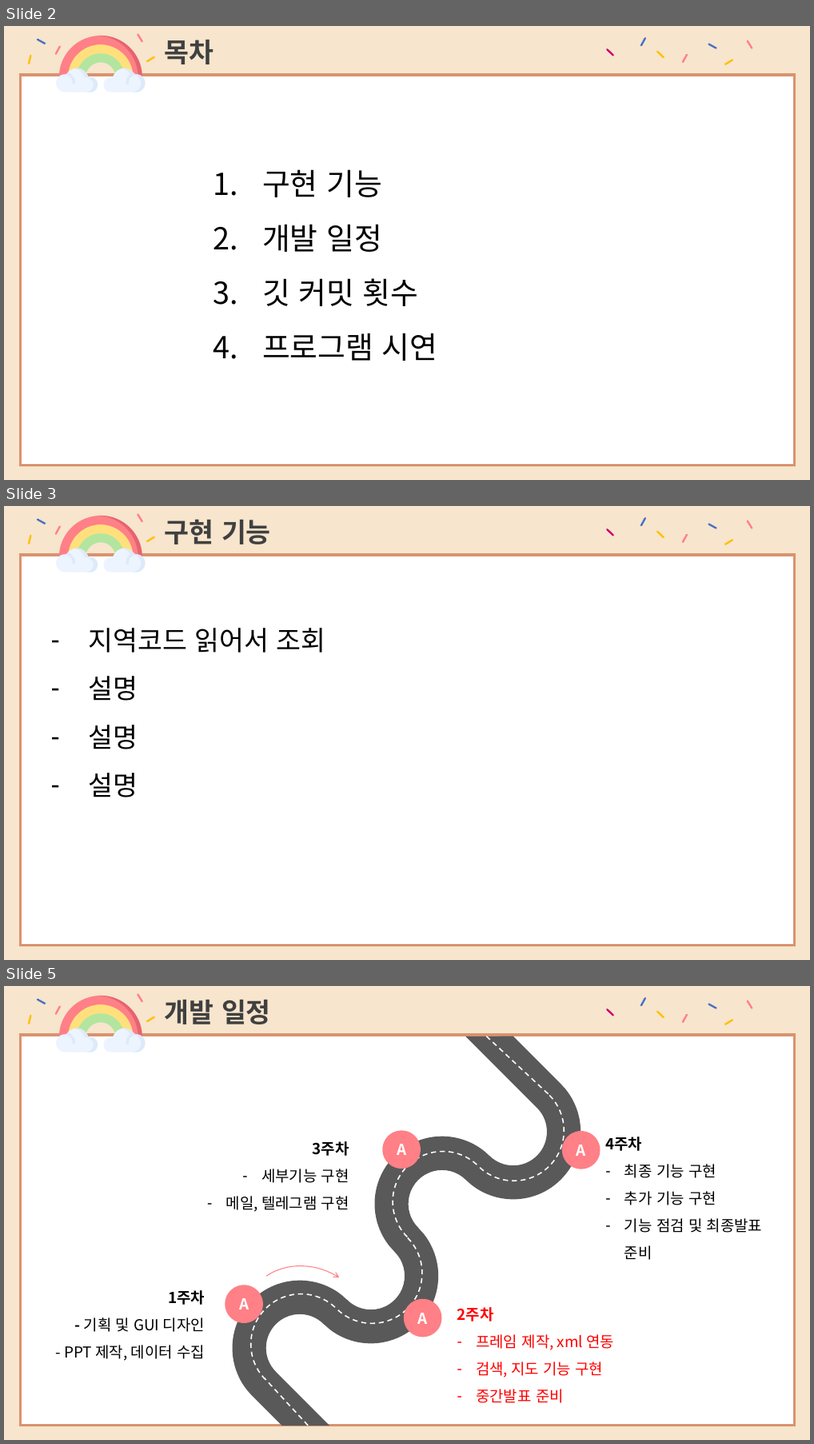
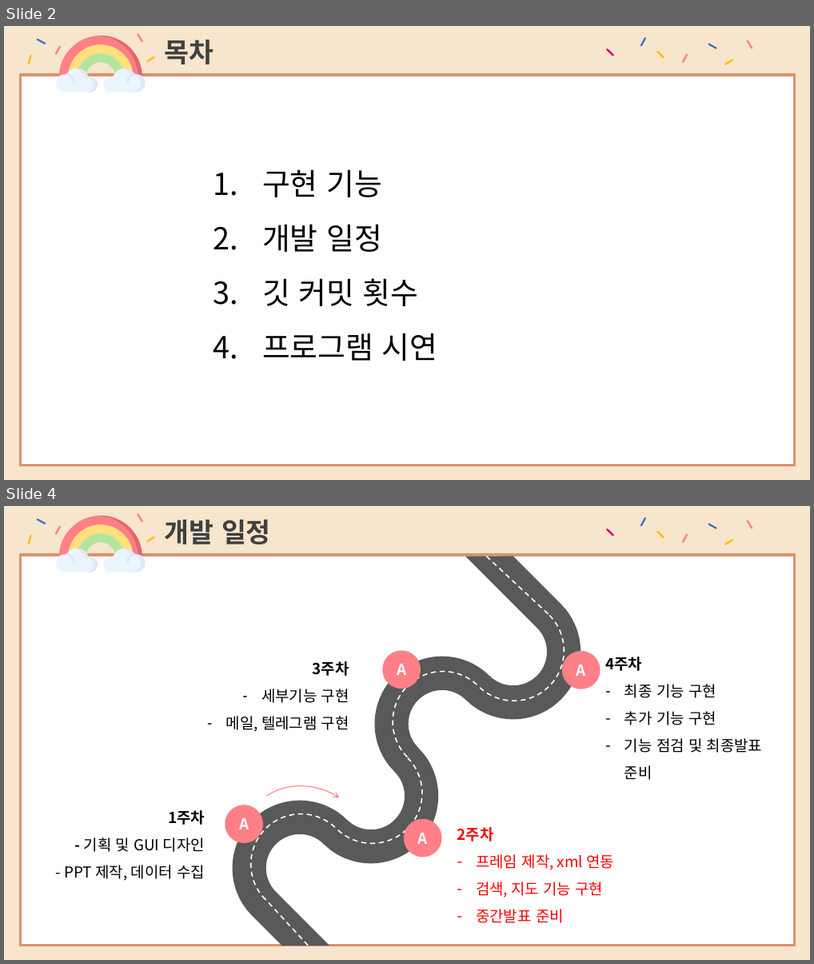
Before and after one commit to Nohdajeong/Pet_Information, a slide deck: 2021182010 노다정, 2021182019 양경원 - 스크립트언어 팀프로젝트 중간발표.pptx. Shown one above the other, each under a label of ours: slides 2, 3 and 5 before the commit, slides 2 and 4 after it; the slides between them are not shown. The pictures are 814x1444 and 814x964 pixels, drawn with LibreOffice and Linux fonts; fonts in the diff are those of the drawing. Boxes give left, top, right and bottom in pixels: in the first picture for what was removed or moved away, otherwise in the second. Text is boxed around its words. In the diff, an @@ line names an element or a change of style, - is before the commit and + after.

```diff
--- a/2021182010 노다정, 2021182019 양경원 - 스크립트언어 팀프로젝트 중간발표.pptx
+++ b/2021182010 노다정, 2021182019 양경원 - 스크립트언어 팀프로젝트 중간발표.pptx
@@ slide 3 removed at [4,506,810,960], background #F7E5CD @@
@@ text removed at [165,519,271,544] @@
-구현 기능
@@ group removed at [29,515,154,544]: 5 lines @@
@@ group removed at [56,516,146,572]: 10 freeform shapes @@
@@ group removed at [608,518,752,544]: 7 lines @@
@@ rectangle removed at [20,555,794,945] @@
@@ text removed at [89,628,326,797] @@
-– 지역코드 읽어서 조회
-– 설명
-– 설명
-– 설명
@@ what was slide 5 is now slide 4 @@
```
Also in this commit, not shown: 1 slide changed, 4 other files.
